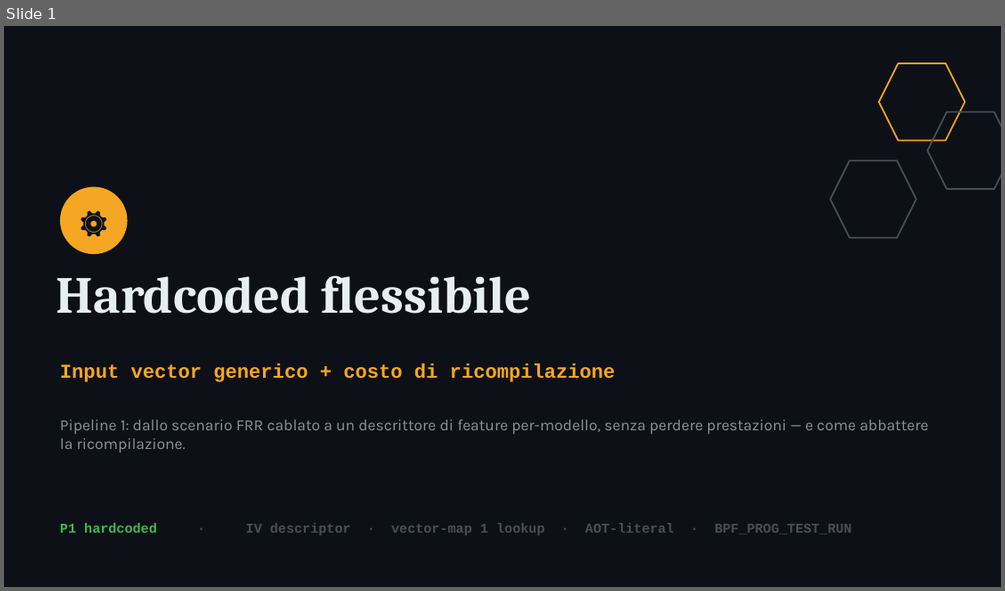
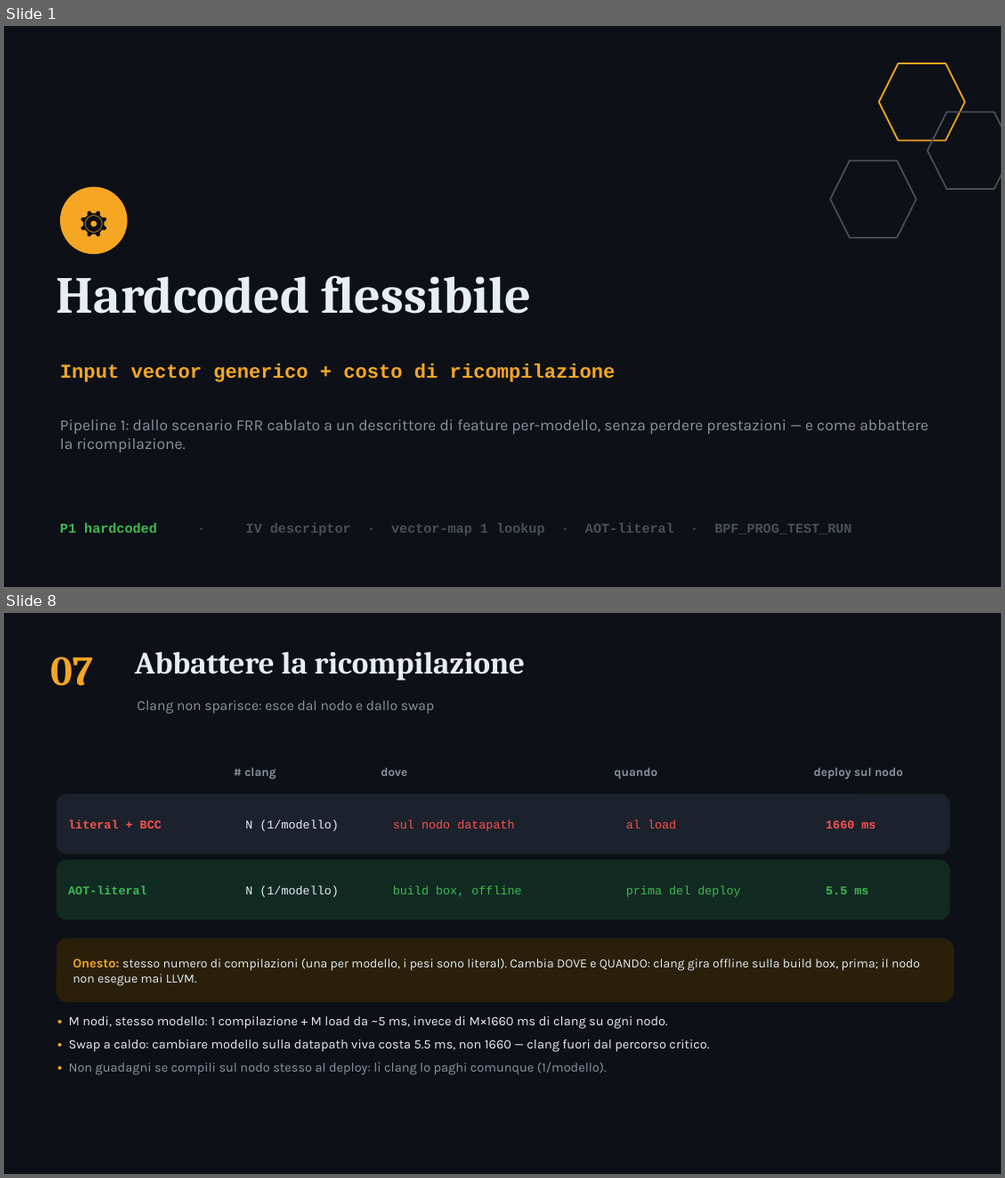
Before and after one commit to ettore-cantile/ipa_lab, a slide deck: docs/IPA_hardcoded_IV_ricompilazione.pptx. Shown one above the other, each under a label of ours: slide 1 before the commit, slides 1 and 8 after it; the slides between them are not shown. The pictures are 1005x591 and 1005x1178 pixels, drawn with LibreOffice and Linux fonts; fonts in the diff are those of the drawing. Boxes give left, top, right and bottom in pixels: in the first picture for what was removed or moved away, otherwise in the second. Text is boxed around its words. In the diff, an @@ line names an element or a change of style, - is before the commit and + after.

```diff
--- a/docs/IPA_hardcoded_IV_ricompilazione.pptx
+++ b/docs/IPA_hardcoded_IV_ricompilazione.pptx
@@ slide 8 added at (4,613,1001,1174), background #FFFFFF @@
@@ rectangle added at (4,613,1001,1174), fill #0D1117 @@
@@ text added at (50,657,93,686), 40 pt, text #F5A623, bold @@
+07
@@ text added at (135,651,526,681), 30 pt, text #E6EDF3, bold @@
+Abbattere la ricompilazione
@@ text added at (137,700,434,714), 13.5 pt, text #8B949E @@
+Clang non sparisce: esce dal nodo e dallo swap
@@ text added at (244,768,275,779), 11.5 pt, text #8B949E, bold @@
+# clang
@@ text added at (380,768,407,776), 11.5 pt, text #8B949E, bold @@
+dove
@@ text added at (614,768,657,779), 11.5 pt, text #8B949E, bold @@
+quando
@@ text added at (814,768,903,779), 11.5 pt, text #8B949E, bold @@
+deploy sul nodo
@@ rounded rectangle added at (57,794,950,854), fill #1B222E @@
@@ text added at (68,819,162,828), 11.5 pt, text #F85149, bold @@
+literal + BCC
@@ text added at (245,819,339,831), 11.5 pt, text #E6EDF3 @@
+N (1/modello)
@@ text added at (393,819,514,831), 11.5 pt, text #F85149 @@
+sul nodo datapath
@@ text added at (626,819,676,828), 11.5 pt, text #F85149 @@
+al load
@@ text added at (825,820,875,828), 11.5 pt, text #F85149, bold @@
+1660 ms
@@ rounded rectangle added at (57,860,950,919), fill #112A22 @@
@@ text added at (68,885,147,894), 11.5 pt, text #3FB950, bold @@
+AOT-literal
@@ text added at (245,885,339,897), 11.5 pt, text #E6EDF3 @@
+N (1/modello)
@@ text added at (393,885,521,897), 11.5 pt, text #3FB950 @@
+build box, offline
@@ text added at (626,885,740,897), 11.5 pt, text #3FB950 @@
+prima del deploy
@@ text added at (825,886,868,894), 11.5 pt, text #3FB950, bold @@
+5.5 ms
@@ rounded rectangle added at (57,938,954,1002), fill #2A200A @@
@@ text added at (73,958,920,986), 12 pt, text #E6EDF3 @@
+Onesto: stesso numero di compilazioni (una per modello, i pesi sono literal). Cambia DOVE e QUANDO: clang gira offline sulla build box, prima; il nodo non esegue mai LLVM.
@@ text added at (69,1016,709,1075), 12.5 pt, text #E6EDF3 @@
+• M nodi, stesso modello: 1 compilazione + M load da ~5 ms, invece di M×1660 ms di clang su ogni nodo.
+• Swap a caldo: cambiare modello sulla datapath viva costa 5.5 ms, non 1660 — clang fuori dal percorso critico.
+• Non guadagni se compili sul nodo stesso al deploy: lì clang lo paghi comunque (1/modello).
```
Also in this commit, not shown: 9 slides changed, 1 other slide added, 1 slide removed, 1 other file.
